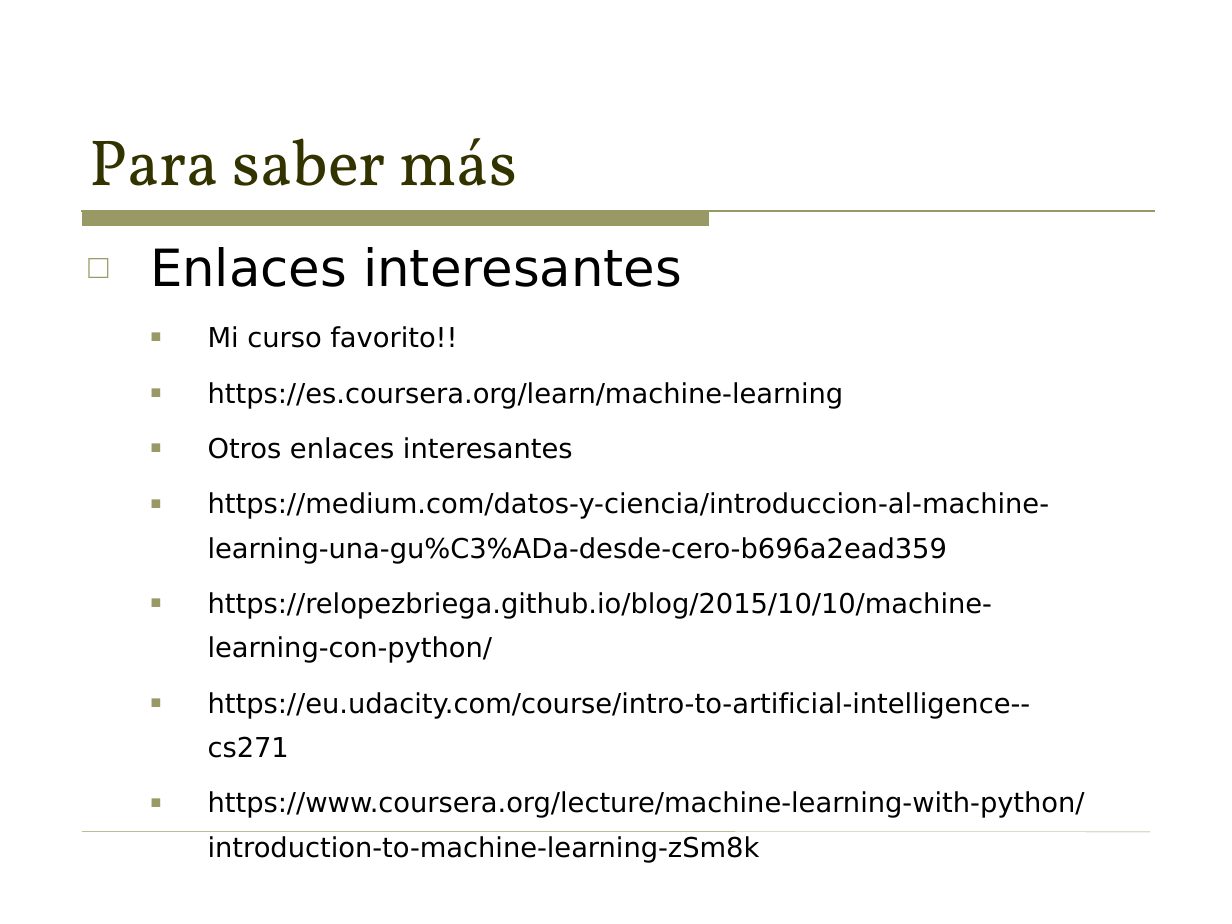
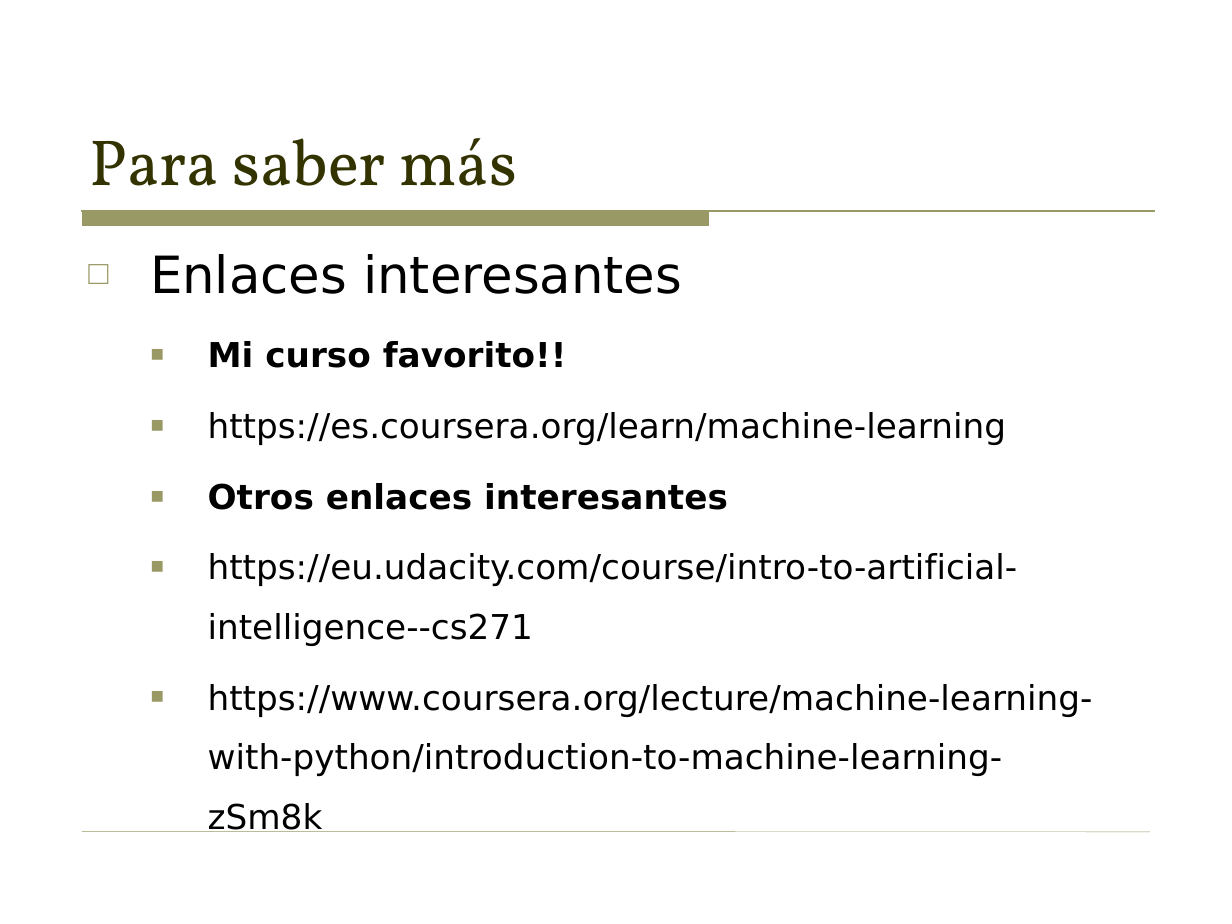
Before and after one commit to sergarb1/TallerAprendizajeAutomaticoPython, a slide deck: slide 5 of Presentaciones auxiliares/5- Aprendizaje No supervisado CASO ESTUDIO- Introduccion al aprendizaje automatico.odp. Drawn at 1232x924 pixels with LibreOffice and Linux fonts; fonts in the diff are those of the drawing. Boxes give left, top, right and bottom in pixels: in the first picture for what was removed or moved away, otherwise in the second. Text is boxed around its words. In the diff, an @@ line names an element or a change of style, - is before the commit and + after.

```diff
--- a/Presentaciones auxiliares/5- Aprendizaje No supervisado CASO ESTUDIO- Introduccion al aprendizaje automatico.odp
+++ b/Presentaciones auxiliares/5- Aprendizaje No supervisado CASO ESTUDIO- Introduccion al aprendizaje automatico.odp
@@ text "Enlaces interesantes" at (x1=150, y1=254, x2=1093, y2=832): size 16 to 20 pt; bold on in "Mi curso favorito!!", "Otros enlaces interesantes"; line spacing 0.9 to 1; line spacing 1.35 to 1.45 @@
@@ text at (x1=208, y1=492, x2=1050, y2=663): paragraphs removed @@
-  ■ https://medium.com/datos-y-ciencia/introduccion-al-machine-learning-una-gu%C3%ADa-desde-cero-b696a2ead359
-  ■ https://relopezbriega.github.io/blog/2015/10/10/machine-learning-con-python/
```
Also in this commit, not shown: 1 other slide changed, 11 other files.
